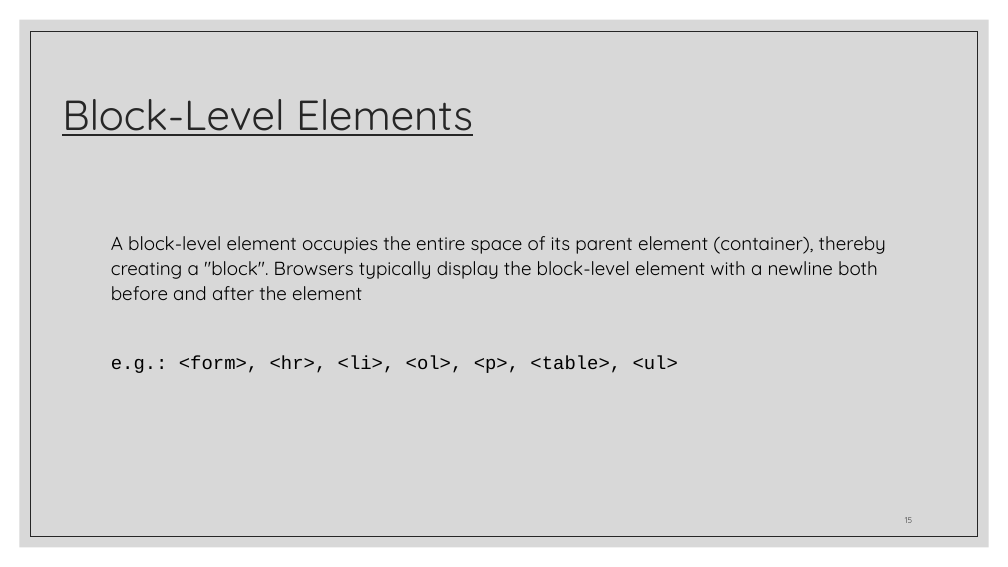
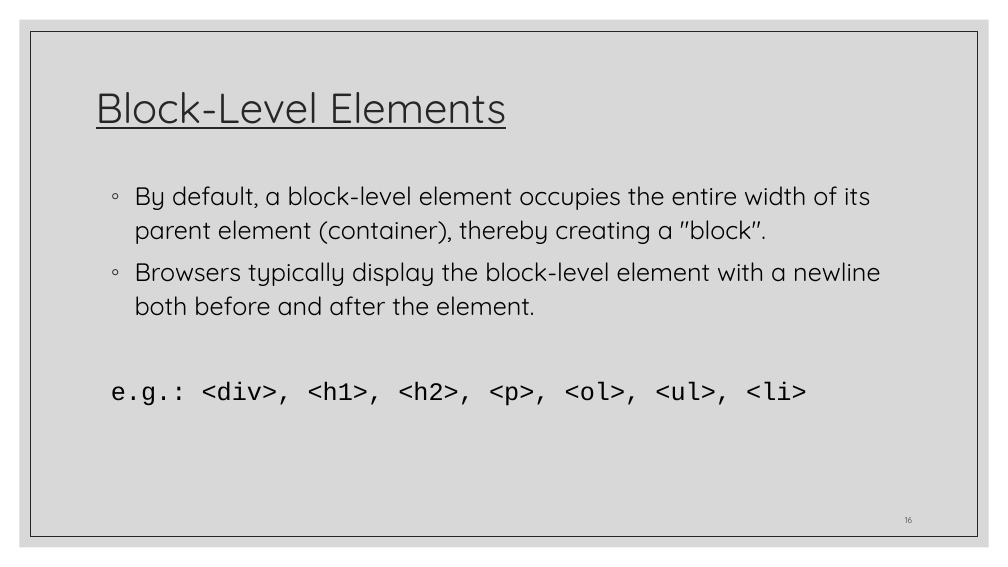
Before and after one commit to zackstotts/base-node-curriculum, a slide deck: slide 16 of unit_00/html_review/Review I - HTML.pptx (slide 15 before the commit). Drawn at 1008x567 pixels with LibreOffice and Linux fonts; fonts in the diff are those of the drawing. Boxes give left, top, right and bottom in pixels: in the first picture for what was removed or moved away, otherwise in the second. Text is boxed around its words. In the diff, an @@ line names an element or a change of style, - is before the commit and + after.

```diff
--- a/unit_00/html_review/Review I - HTML.pptx
+++ b/unit_00/html_review/Review I - HTML.pptx
@@ title "Block-Level Elements": place and size @@
-title "Block-Level Elements" at (62, 99, 473, 136)
+title "Block-Level Elements" at (96, 92, 506, 129)
@@ text at (111, 186, 880, 406): text changed; size 18 to 24 pt @@
-A block-level element occupies the entire space of its parent element (container), thereby creating a "block". Browsers typically display the block-level element with a newline both before and after the element
-e.g.: <form>, <hr>, <li>, <ol>, <p>, <table>, <ul>
+◦ By default, a block-level element occupies the entire width of its parent element (container), thereby creating a "block".
+◦ Browsers typically display the block-level element with a newline both before and after the element.
+e.g.: <div>, <h1>, <h2>, <p>, <ol>, <ul>, <li>
```
Also in this commit, not shown: 19 other slides changed, 7 slides added, 3 slides removed.
